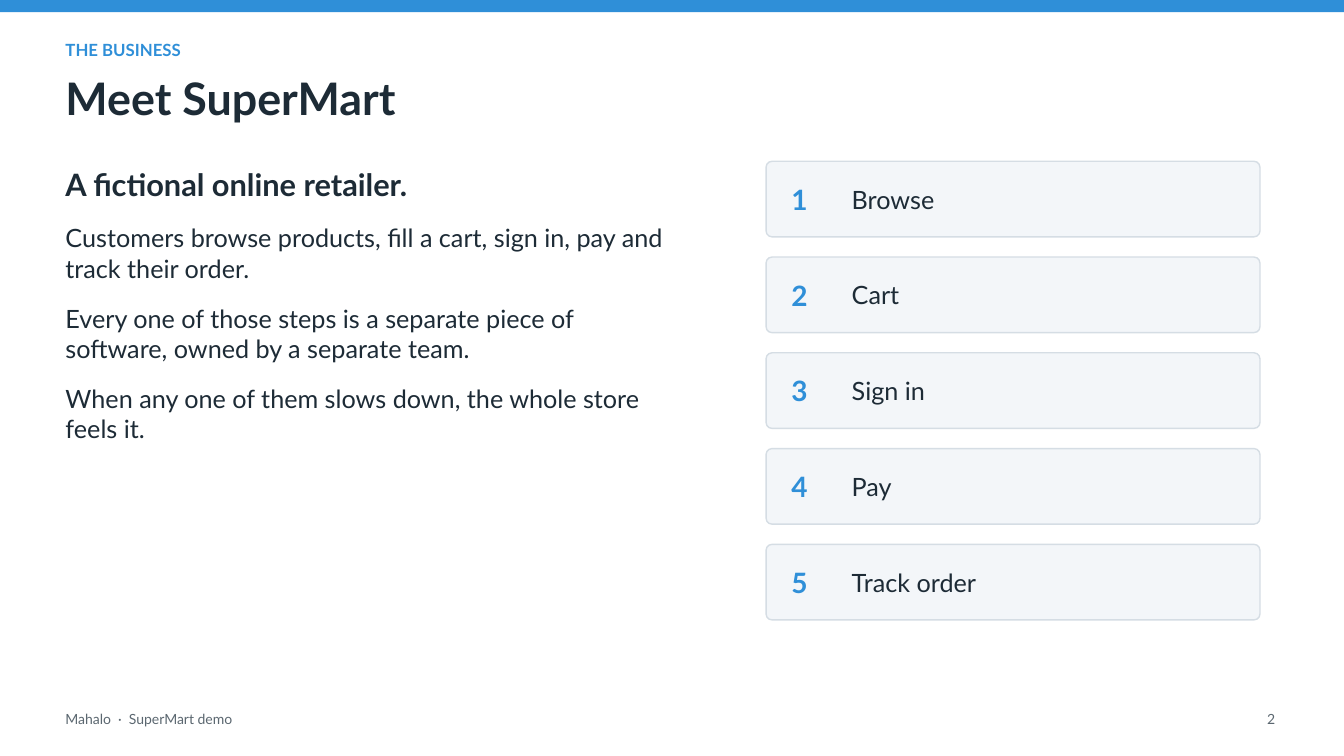
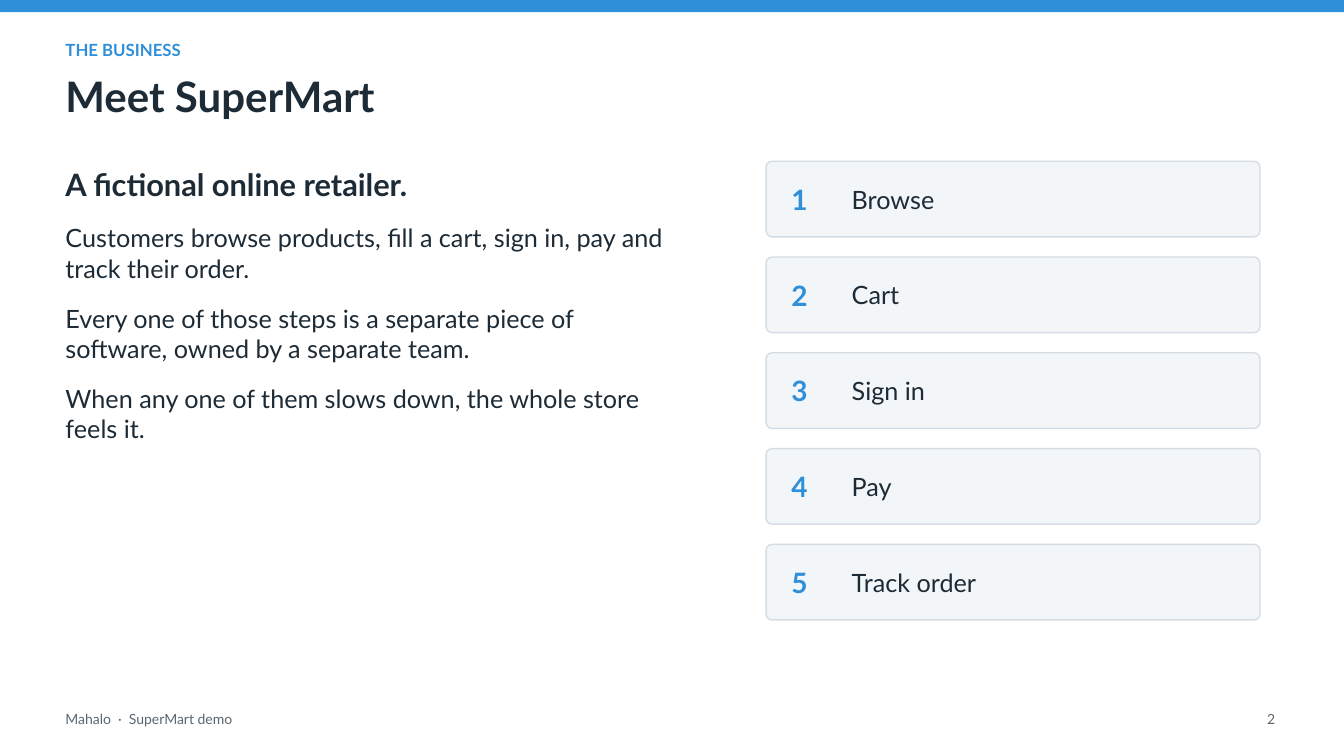
Before and after one commit to tjblavakumar/mahalo-agentcore, a slide deck: slide 2 of docs/Mahalo_SuperMart_Demo.pptx. Drawn at 1344x756 pixels with LibreOffice and Linux fonts; fonts in the diff are those of the drawing. Boxes give left, top, right and bottom in pixels: in the first picture for what was removed or moved away, otherwise in the second. Text is boxed around its words. In the diff, an @@ line names an element or a change of style, - is before the commit and + after.

```diff
--- a/docs/Mahalo_SuperMart_Demo.pptx
+++ b/docs/Mahalo_SuperMart_Demo.pptx
@@ text "Meet SuperMart" at [65, 81, 375, 119]: size 32 to 30 pt @@
```
Also in this commit, not shown: 9 other slides changed, 5 slides added, 2 slides removed, 5 other files.
